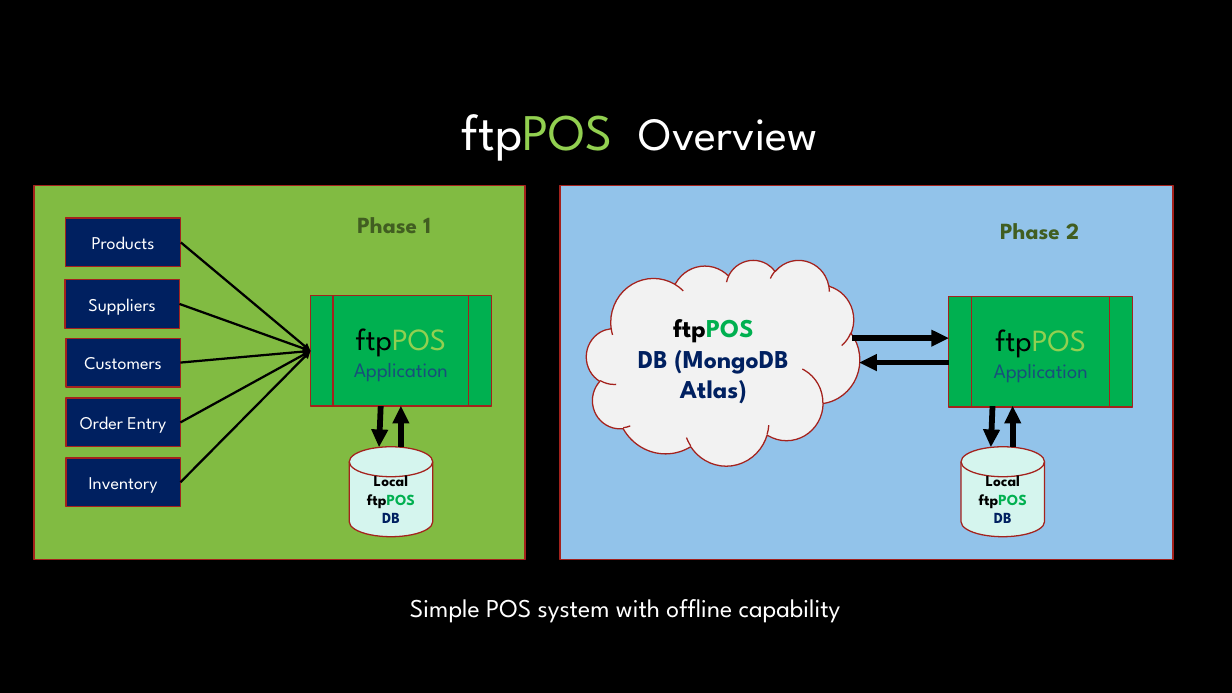
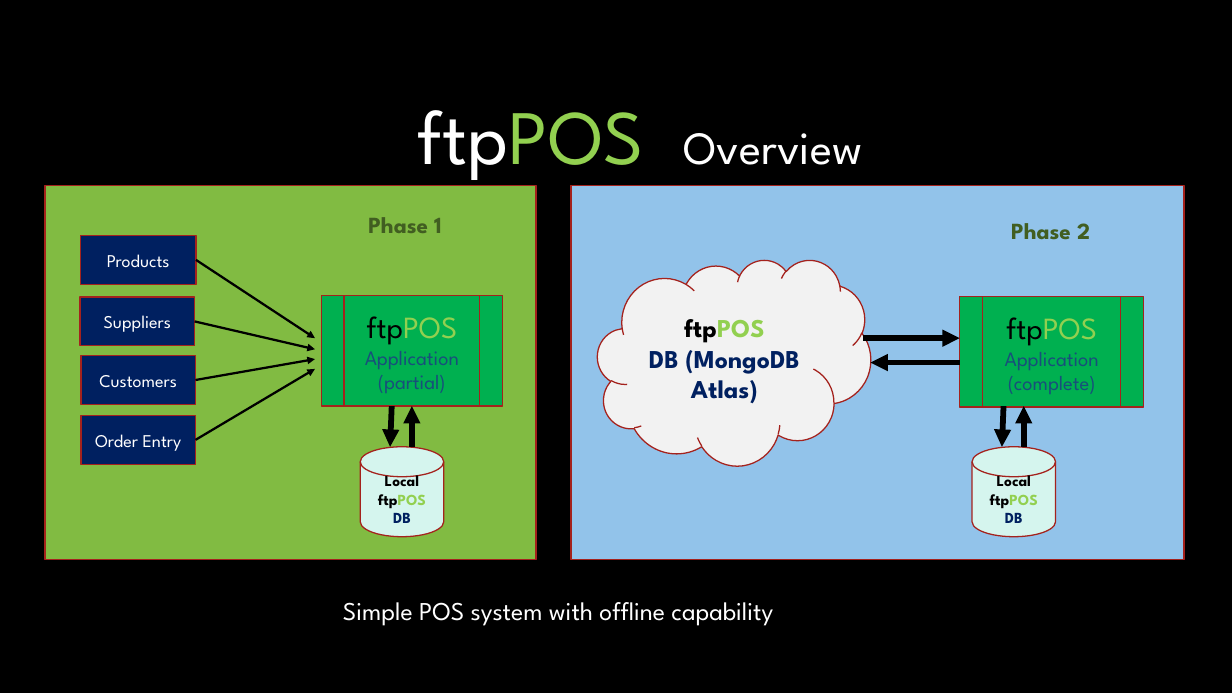
Before and after one commit to tonyyu888/POS, a slide deck: slide 3 of ProjectFiles/Documentation/ftpPOS.pptx (slide 2 before the commit). Drawn at 1232x693 pixels with LibreOffice and Linux fonts; fonts in the diff are those of the drawing; background and template pictures are left out. Boxes give left, top, right and bottom in pixels: in the first picture for what was removed or moved away, otherwise in the second. Text is boxed around its words. In the diff, an @@ line names an element or a change of style, - is before the commit and + after.

```diff
--- a/ProjectFiles/Documentation/ftpPOS.pptx
+++ b/ProjectFiles/Documentation/ftpPOS.pptx
@@ text "ftpPOS Overview" at [417,110,862,188]: size 40 to 60 pt in "ftpPOS"; vertical alignment middle to bottom @@
@@ arrow moved from (181, 242) - (311, 351) to (196, 260) - (315, 338) @@
@@ rectangle "Suppliers": place and size @@
-rectangle "Suppliers" at [65,280,179,329]
+rectangle "Suppliers" at [80,297,195,346]
@@ arrow moved from (179, 304) - (311, 351) to (195, 322) - (315, 349) @@
@@ text in cloud at [684,319,764,343]: text colour #00B050 to #92D050 in "ftpPOS" @@
@@ 3 rectangles: place and size @@
-3 rectangles at [66,218,181,447]
+3 rectangles at [80,236,196,465]
@@ arrow removed from (180, 482) to (311, 351) @@
@@ arrow moved from (180, 422) - (311, 351) to (196, 440) - (315, 369) @@
@@ arrow moved from (180, 362) - (311, 351) to (196, 380) - (315, 360) @@
@@ text in flow chart predefined process at [378,375,446,393]: paragraph added @@
+(partial)
@@ 6 arrows, 2 texts, 2 cylinders, 2 flow chart predefined processes, 2 rectangles, 1 cloud: place and size @@
-6 arrows, 2 texts, 2 cylinders, 2 flow chart predefined processes, 2 rectangles, 1 cloud at [34,186,1174,560]
+6 arrows, 2 texts, 2 cylinders, 2 flow chart predefined processes, 2 rectangles, 1 cloud at [45,186,1185,560]
@@ text in flow chart predefined process at [1008,376,1096,394]: paragraph added @@
+(complete)
@@ rectangle removed at [66,458,180,507] @@
-Inventory
@@ text in cylinder at [378,475,426,509]: text colour #00B050 to #92D050 in "ftpPOS" @@
@@ text in cylinder at [990,475,1038,509]: text colour #00B050 to #92D050 in "ftpPOS" @@
@@ text "Simple POS system with offline ...": place and size @@
-text "Simple POS system with offline ..." at [410,599,841,623]
+text "Simple POS system with offline ..." at [343,602,773,626]
```
Also in this commit, not shown: 2 other slides changed, 1 slide added, 2 other files.
